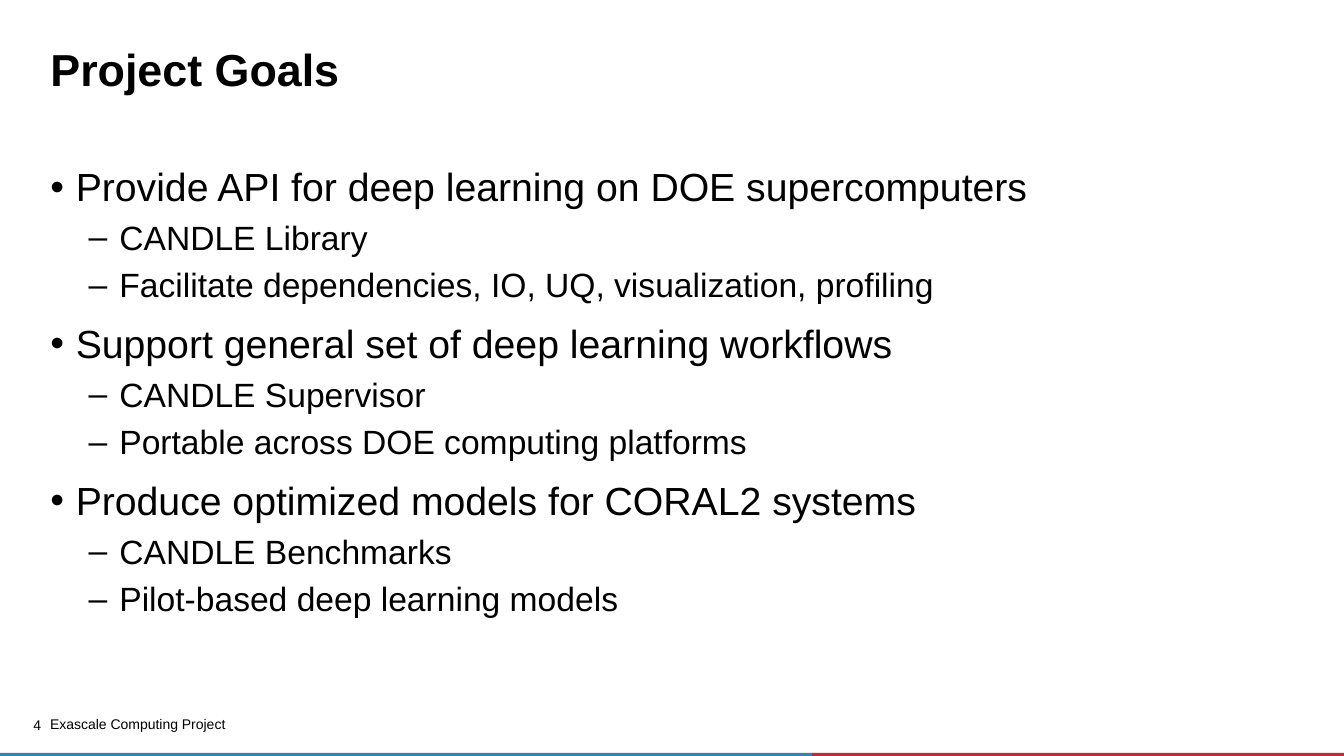
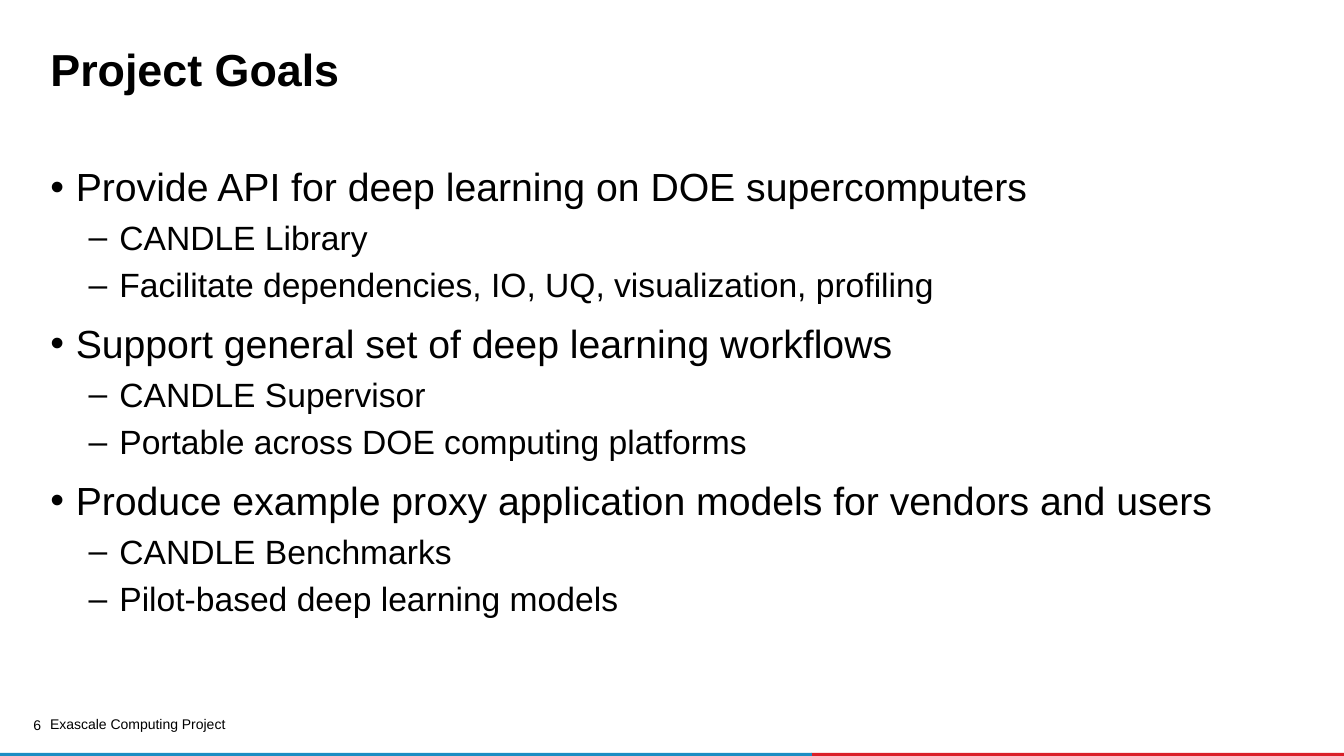
Before and after one commit to ECP-CANDLE/Tutorials, a slide deck: slide 6 of 2020/ECP/slides/01-Overview.pptx (slide 4 before the commit). Drawn at 1344x756 pixels with LibreOffice and Linux fonts; fonts in the diff are those of the drawing; background and template pictures are left out. Boxes give left, top, right and bottom in pixels: in the first picture for what was removed or moved away, otherwise in the second. Text is boxed around its words. In the diff, an @@ line names an element or a change of style, - is before the commit and + after.

```diff
--- a/2020/ECP/slides/01-Overview.pptx
+++ b/2020/ECP/slides/01-Overview.pptx
@@ text at (76,486,1212,523): text changed @@
-• Produce optimized models for CORAL2 systems
+• Produce example proxy application models for vendors and users
@@ page number at (33,720,41,730): text changed @@
-4
+6
```
Also in this commit, not shown: 2 slides added, 1 slide removed.
